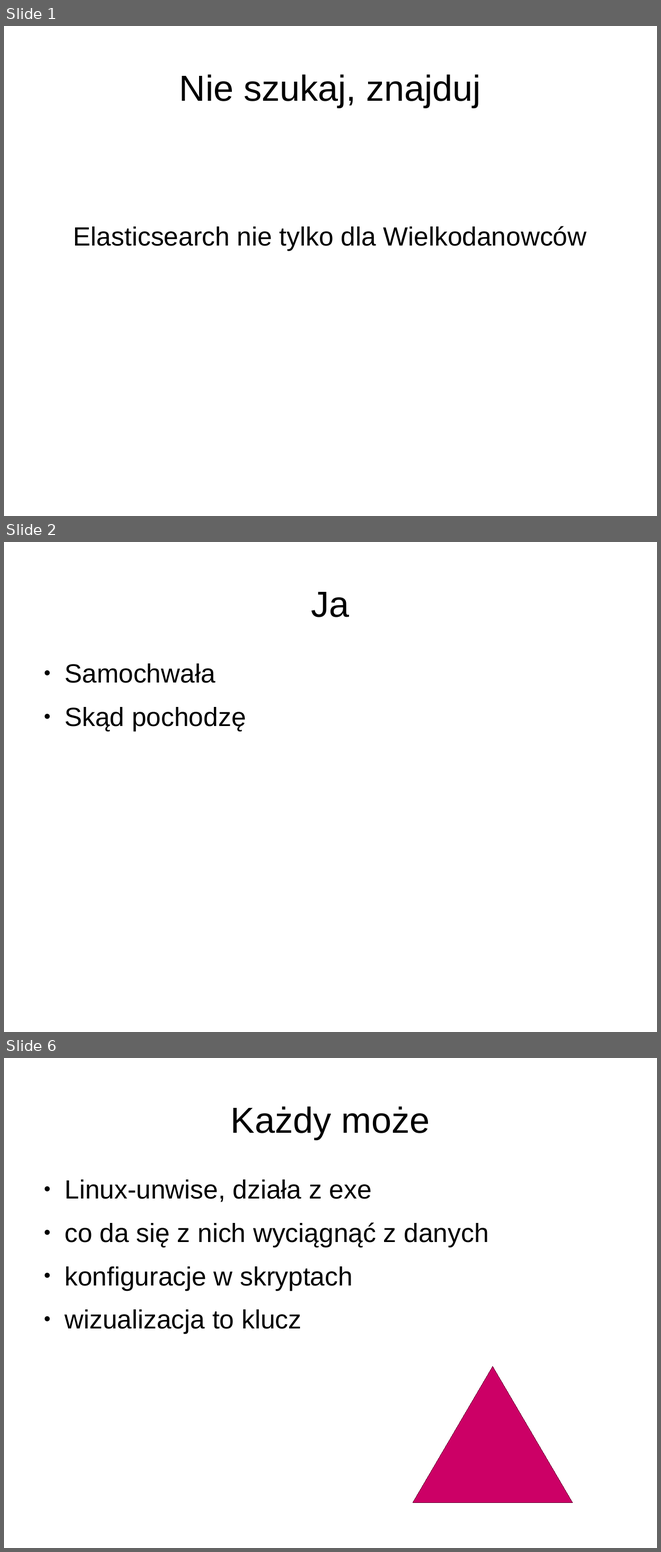
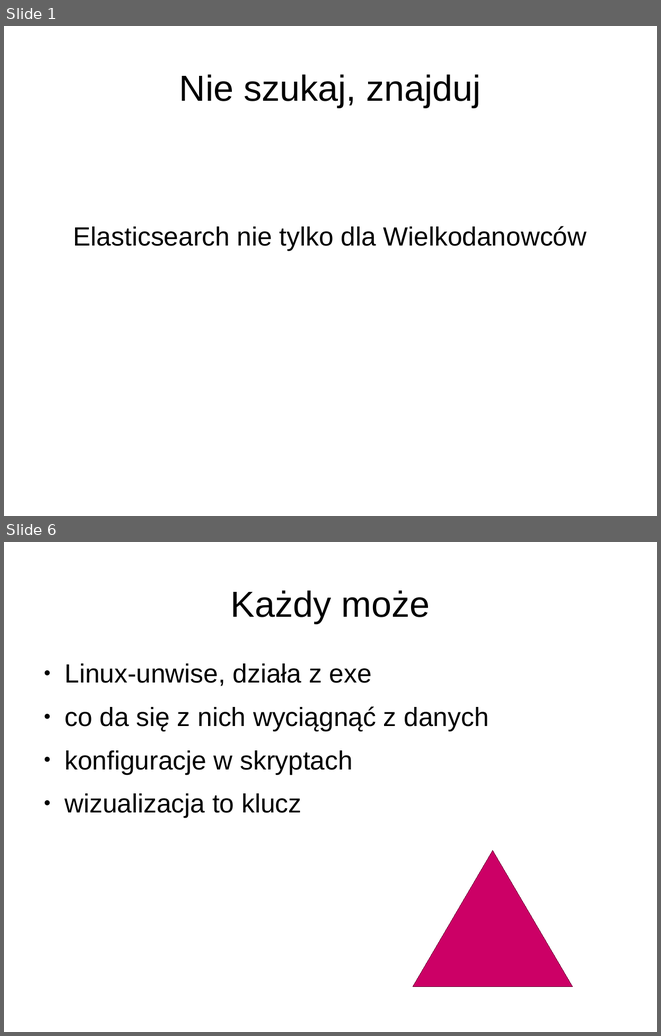
Before and after one commit to lukaszkuczynski/nieszukaj, a slide deck: znajduj.odp. Shown one above the other, each under a label of ours: slides 1, 2 and 6 before the commit, slides 1 and 6 after it; the slides between them are not shown. The pictures are 661x1552 and 661x1036 pixels, drawn with LibreOffice and Linux fonts; fonts in the diff are those of the drawing. Boxes give left, top, right and bottom in pixels: in the first picture for what was removed or moved away, otherwise in the second. Text is boxed around its words. In the diff, an @@ line names an element or a change of style, - is before the commit and + after.

```diff
--- a/znajduj.odp
+++ b/znajduj.odp
@@ slide 2 removed at (4, 542, 657, 1032), background #FFFFFF @@
@@ title removed at (311, 592, 350, 617) @@
-Ja
@@ text removed at (64, 663, 246, 731) @@
-● Samochwała
-● Skąd pochodzę
```
Also in this commit, not shown: 13 slides changed, 4 slides added, 4 other slides removed.
